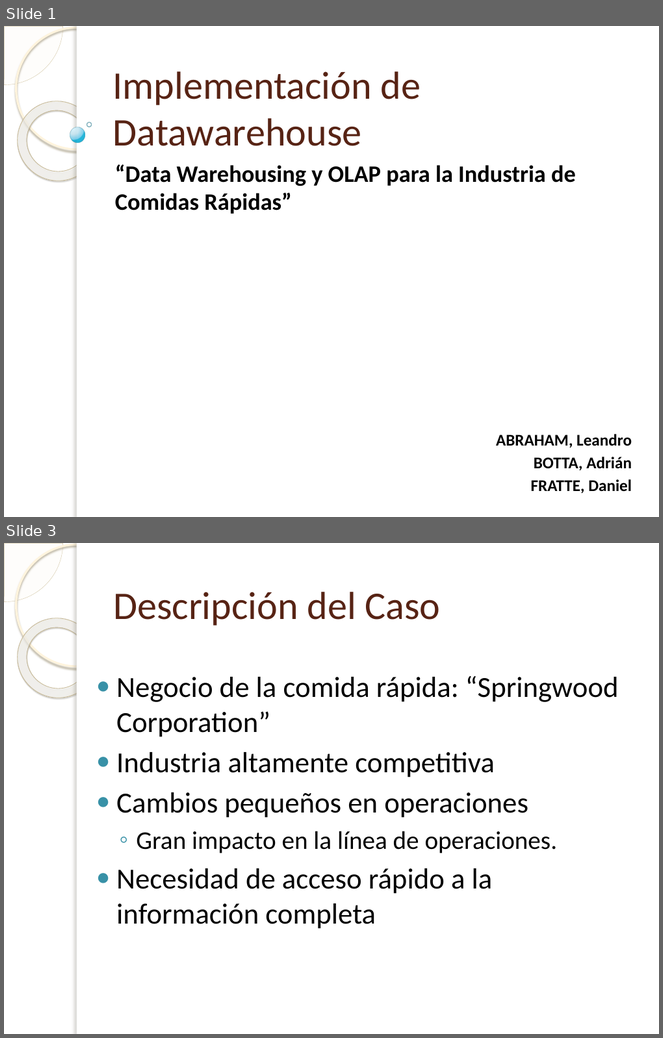
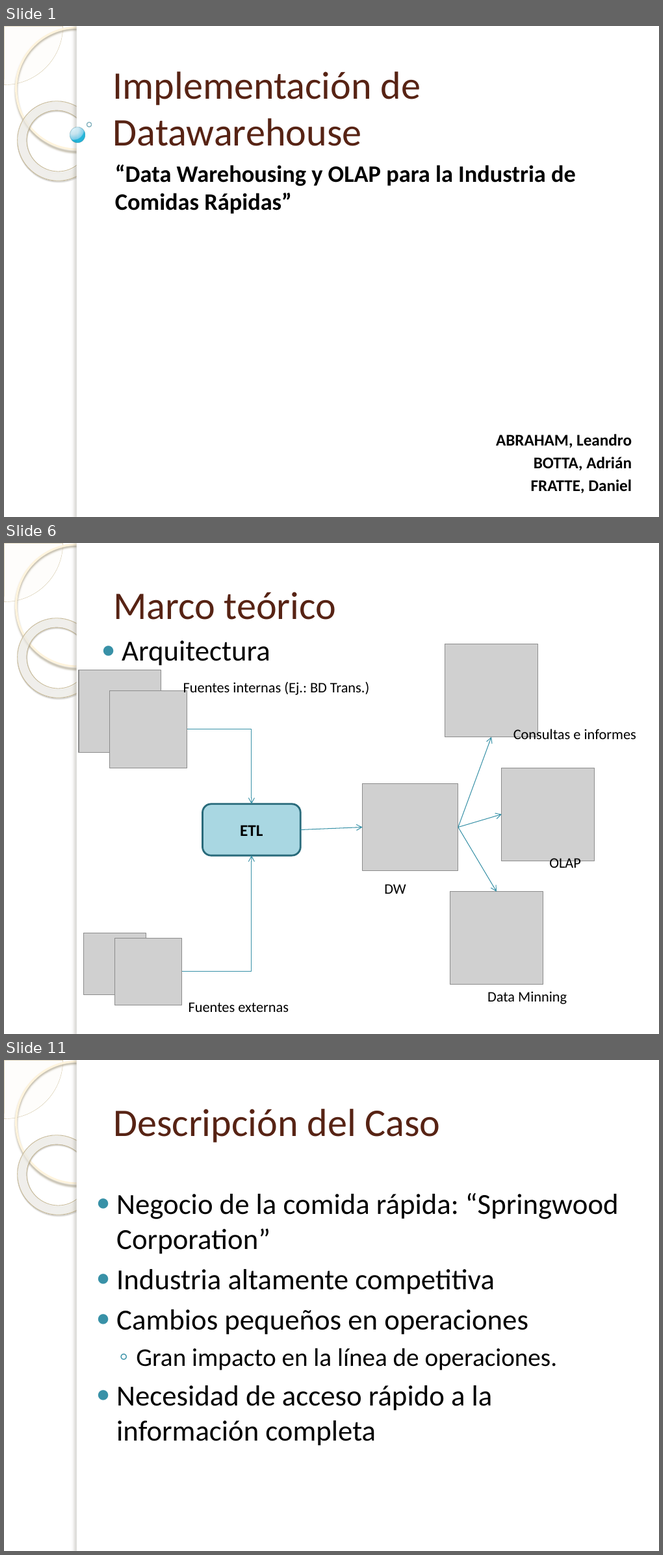
Before and after one commit to gsenergin/hydro2011, a slide deck: [SG2]/Informe FINAL/Presentacion-Abraham-Botta-FratteV2.0.pptx. Shown one above the other, each under a label of ours: slides 1 and 3 before the commit, slides 1, 6 and 11 after it; the slides between them are not shown. The pictures are 663x1038 and 663x1555 pixels, drawn with LibreOffice and Linux fonts; fonts in the diff are those of the drawing; grey boxes stand for pictures; background and template pictures are left out. Boxes give left, top, right and bottom in pixels: in the first picture for what was removed or moved away, otherwise in the second. Text is boxed around its words. In the diff, an @@ line names an element or a change of style, - is before the commit and + after.

```diff
--- a/[SG2]/Informe FINAL/Presentacion-Abraham-Botta-FratteV2.0.pptx
+++ b/[SG2]/Informe FINAL/Presentacion-Abraham-Botta-FratteV2.0.pptx
@@ slide 6 added at <box>4,543,659,1034</box>, background picture (left out); not listed: 5 template elements that a slide beside it also shows @@
@@ title added at <box>113,592,337,620</box>, 43 pt, text #572314 @@
+Marco teórico
@@ text added at <box>122,641,270,666</box>, 32 pt, text #000000 @@
+● Arquitectura
@@ picture added at <box>445,644,538,737</box> @@
@@ picture added at <box>79,670,161,753</box> @@
@@ picture added at <box>109,691,187,768</box> @@
@@ text added at <box>183,682,369,696</box>, 16 pt, text #000000 @@
+Fuentes internas (Ej.: BD Trans.)
@@ elbow arrow added from (187, 729) to (252, 804), #3891A7 0.75 pt @@
@@ arrow added from (458, 827) to (492, 737), #3891A7 0.75 pt @@
@@ text added at <box>514,727,636,739</box>, 16 pt, text #000000 @@
+Consultas e informes
@@ picture added at <box>502,769,595,861</box> @@
@@ picture added at <box>362,783,458,871</box> @@
@@ rounded rectangle added at <box>202,804,301,856</box>, fill #A9D7E2, outline #296B7C 2 pt, 18 pt, text #000000, bold @@
+ETL
@@ arrow added from (458, 827) to (502, 814), #3891A7 0.75 pt @@
@@ arrow added from (301, 830) to (362, 827), #3891A7 0.75 pt @@
@@ arrow added from (458, 827) to (497, 891), #3891A7 0.75 pt @@
@@ elbow arrow added from (182, 972) to (252, 856), #3891A7 0.75 pt @@
@@ text added at <box>549,858,581,872</box>, 16 pt, text #000000 @@
+OLAP
@@ text added at <box>384,884,406,894</box>, 16 pt, text #000000 @@
+DW
@@ picture added at <box>450,891,544,984</box> @@
@@ picture added at <box>84,933,146,995</box> @@
@@ picture added at <box>114,938,181,1005</box> @@
@@ text added at <box>189,1003,289,1012</box>, 16 pt, text #000000 @@
+Fuentes externas
@@ text added at <box>488,991,567,1005</box>, 16 pt, text #000000 @@
+Data Minning
@@ what was slide 3 is now slide 11 @@
```
Also in this commit, not shown: 11 slides changed, 10 other slides added, 1 other file.
